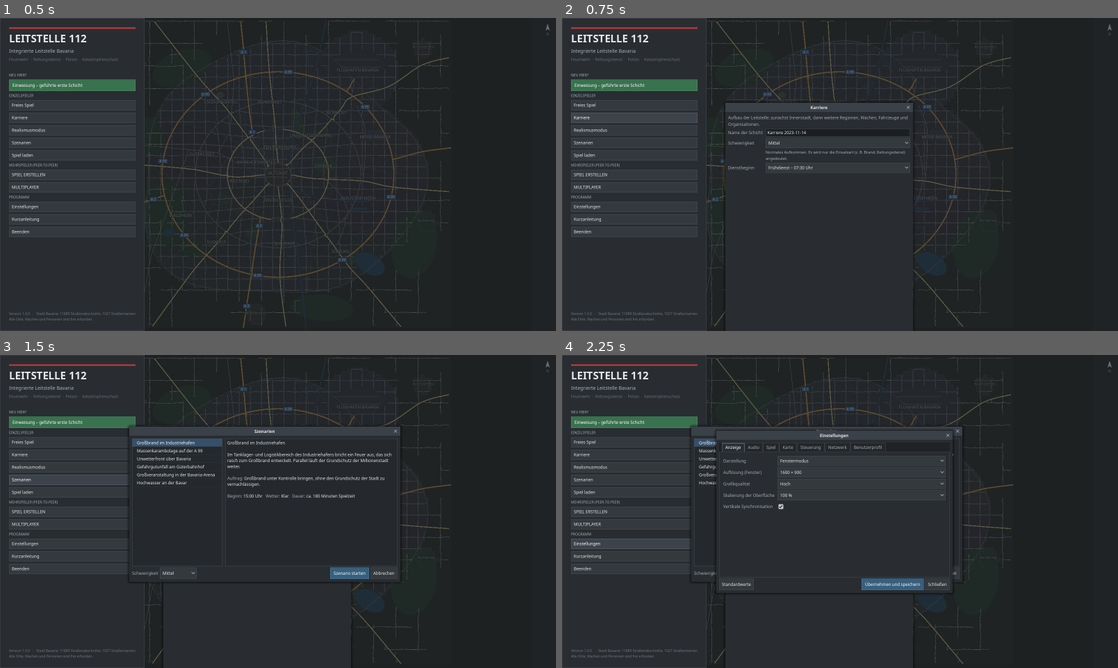
Above: before the commit, frames 1-4 (two rows, left to right).
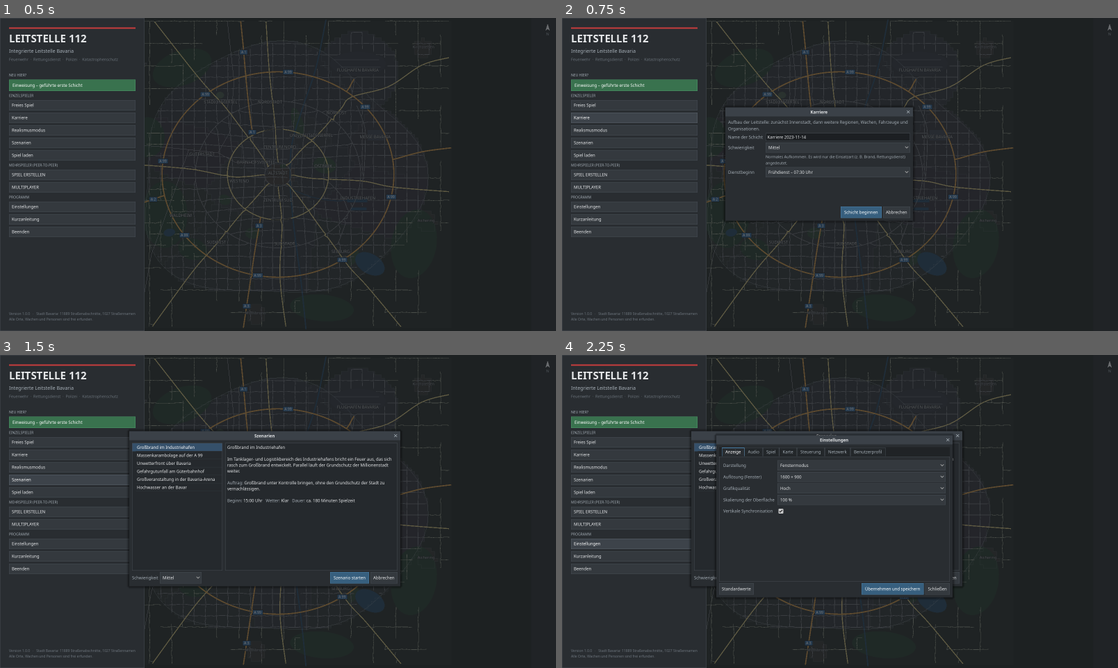
Above: after the commit, the same moments.

Repository: Mosi-pro/bavaria-sim
Game: Godot game, scene res://scenes/main.tscn
Same seed, same stepped clock (60 frames per second), same inputs: the game is played once before the commit and once after it.
Inputs:
- Up to frame 1 (0.5 s): no input
- Up to frame 2 (0.75 s): click "Karriere" at 0.5 s
- Up to frame 3 (1.5 s): click "Szenarien" at 1.25 s
- Up to frame 4 (2.25 s): click "Einstellungen" at 2 s

Frame 1 is identical in both runs. In frame 2, 2.6% of the frame differs, in the area x 29-64%, y 26-99%; in frame 3, 4.2%, in the area x 23-72%, y 22-99%; in frame 4, 2.9%.

Commit message:
Fenster und Dialoge passen immer auf den Bildschirm
- Fenster wachsen nicht mehr unkontrolliert mit dem Inhalt, Größe auf Bildschirm begrenzt
- Zu großer Inhalt wird scrollbar statt Knöpfe aus dem Bild zu schieben
- Hinweis- und Bestätigungsdialoge mit fester Knopfleiste und scrollbarem Text
- Auswahllisten richten sich nicht mehr nach dem längsten Eintrag (Ursache überbreiter Fenster)
- Fensterbreite passt sich nach dem Aufbau an den Inhalt an
- Werkzeug tests/shot_windows prüft alle Fenster bei 1280x720

Co-Authored-By: Claude Opus 5.5 <noreply@anthropic.com>
Claude-Session: https://claude.ai/code/session_018Fw7aGdcfN1NLWhh7M1Dsu

Diff:
--- a/src/ui/kit.gd
+++ b/src/ui/kit.gd
@@ -366,6 +366,10 @@
 	if items.size() > 0:
 		o.select(clampi(selected, 0, items.size() - 1))
 	o.focus_mode = Control.FOCUS_NONE
+	# Nicht nach dem längsten Eintrag ausrichten – sonst werden Fenster überbreit.
+	o.fit_to_longest_item = false
+	o.clip_text = true
+	o.custom_minimum_size.x = 120
 	return o
 
 static func form(rows: Array) -> GridContainer:
@@ -381,6 +385,18 @@
 	return g
 
 ## Eingebettetes Programmfenster mit Standardverhalten.
+## Sichtbarer Bereich, in dem Fenster liegen dürfen (unterhalb der Menü- und Werkzeugleiste).
+static func _screen(parent: Node) -> Rect2i:
+	var vp: Vector2 = parent.get_viewport().get_visible_rect().size
+	return Rect2i(Vector2i(4, 30), Vector2i(int(vp.x) - 8, int(vp.y) - 34))
+
+## Fenstergröße auf den Bildschirm begrenzen.
+static func fit_size(parent: Node, want: Vector2i) -> Vector2i:
+	var r := _screen(parent)
+	return Vector2i(mini(want.x, r.size.x), mini(want.y, r.size.y - 26))
+
+## Eingebettetes Programmfenster. Das Fenster wächst nie über den Bildschirm hinaus;
+## passt der Inhalt nicht hinein, wird er scrollbar (Knöpfe bleiben erreichbar).
 static func window(parent: Node, title: String, size: Vector2i, content: Control, key := "") -> Window:
 	if key != "":
 		for c in parent.get_children():
@@ -388,56 +404,114 @@
 				c.grab_focus()
 				c.move_to_foreground()
 				return null
+	size = fit_size(parent, size)
 	var w := Window.new()
 	w.title = title
 	w.size = size
-	w.min_size = Vector2i(min(size.x, 320), min(size.y, 200))
-	w.wrap_controls = true
+	w.min_size = Vector2i(mini(size.x, 320), mini(size.y, 160))
+	w.wrap_controls = false
 	w.set_meta("key", key)
 	w.close_requested.connect(w.queue_free)
 	var bgp := Panel.new()
 	bgp.add_theme_stylebox_override("panel", box(MAIN))
 	bgp.set_anchors_and_offsets_preset(Control.PRESET_FULL_RECT)
 	w.add_child(bgp)
+	var sc := ScrollContainer.new()
+	sc.horizontal_scroll_mode = ScrollContainer.SCROLL_MODE_AUTO
+	sc.set_anchors_and_offsets_preset(Control.PRESET_FULL_RECT)
 	var m := margin(content, 8)
+	m.size_flags_horizontal = Control.SIZE_EXPAND_FILL
+	m.size_flags_vertical = Control.SIZE_EXPAND_FILL
+	sc.add_child(m)
+	w.add_child(sc)
+	parent.add_child(w)
+	_place(parent, w, true)
+	w.show()
+	_fit_width.call_deferred(parent, w, m)
+	return w
+
+## Nach dem ersten Layout: Fenster so breit machen, dass der Inhalt hineinpasst
+## (höchstens Bildschirmbreite; darüber hinaus horizontal scrollbar).
+static func _fit_width(parent: Node, w: Window, content: Control) -> void:
+	if not is_instance_valid(w) or not is_instance_valid(content):
+		return
+	var need := int(ceil(content.get_combined_minimum_size().x)) + 14
+	if need > w.size.x:
+		var r := _screen(parent)
+		w.size.x = mini(need, r.size.x)
+		_place(parent, w, false)
+
+## Fenster im sichtbaren Bereich platzieren (leicht versetzt, damit sich Fenster nicht verdecken).
+static func _place(parent: Node, w: Window, cascade: bool) -> void:
+	var r := _screen(parent)
+	var size := w.size
+	var off := Vector2i.ZERO
+	if cascade:
+		var n: int = parent.get_meta("win_n", 0)
+		parent.set_meta("win_n", (n + 1) % 8)
+		off = Vector2i(n * 22 - 60, n * 22 - 30)
+	var pos := r.position + (r.size - size) / 2 + off
+	pos.x = clampi(pos.x, r.position.x, maxi(r.position.x, r.end.x - size.x))
+	pos.y = clampi(pos.y, r.position.y + 26, maxi(r.position.y + 26, r.end.y - size.y))
+	w.position = pos
+
+## Hinweis- bzw. Bestätigungsdialog mit fester Knopfleiste. Langer Text wird gescrollt.
+static func _dialog(parent: Node, title: String, text: String, buttons: Array) -> Window:
+	var w := Window.new()
+	w.title = title
+	w.wrap_controls = false
+	w.transient = true
+	w.always_on_top = true
+	var width := 520
+	var est_lines := 0
+	for line in text.split("\n"):
+		est_lines += 1 + int(line.length() / 68)
+	var want_h := clampi(est_lines * 19 + 96, 150, 2000)
+	w.size = fit_size(parent, Vector2i(width, want_h))
+	w.size.y = mini(w.size.y, int(_screen(parent).size.y * 0.8))
+	w.min_size = Vector2i(320, 140)
+	var bgp := Panel.new()
+	bgp.add_theme_stylebox_override("panel", box(MAIN))
+	bgp.set_anchors_and_offsets_preset(Control.PRESET_FULL_RECT)
+	w.add_child(bgp)
+	var l := label(text)
+	l.autowrap_mode = TextServer.AUTOWRAP_WORD_SMART
+	l.size_flags_horizontal = Control.SIZE_EXPAND_FILL
+	var sc := ScrollContainer.new()
+	sc.horizontal_scroll_mode = ScrollContainer.SCROLL_MODE_DISABLED
+	sc.size_flags_vertical = Control.SIZE_EXPAND_FILL
+	sc.add_child(l)
+	var bar := hbox([spacer()], 6)
+	var first: Button = null
+	for b in buttons:
+		var btn := button(b[0], func():
+			w.queue_free()
+			if b[1].is_valid():
+				b[1].call())
+		btn.custom_minimum_size.x = 96
+		if b.size() > 2 and b[2]:
+			accent(btn, BLUE)
+		bar.add_child(btn)
+		if first == null:
+			first = btn
+	var v := vbox([sc, HSeparator.new(), bar], 8)
+	var m := margin(v, 12)
 	m.set_anchors_and_offsets_preset(Control.PRESET_FULL_RECT)
 	w.add_child(m)
+	w.close_requested.connect(w.queue_free)
 	parent.add_child(w)
-	var vp: Vector2 = parent.get_viewport().get_visible_rect().size
-	var n: int = parent.get_meta("win_n", 0)
-	parent.set_meta("win_n", (n + 1) % 8)
-	var pos := (Vector2i(vp) - size) / 2 + Vector2i(n * 22 - 60, n * 22 - 30)
-	pos.x = clampi(pos.x, 4, max(4, int(vp.x) - size.x - 4))
-	pos.y = clampi(pos.y, 60, max(60, int(vp.y) - size.y - 4))
-	w.position = pos
+	_place(parent, w, false)
 	w.show()
+	if first != null:
+		first.focus_mode = Control.FOCUS_ALL
+		first.grab_focus.call_deferred()
 	return w
 
 static func message(parent: Node, title: String, text: String) -> void:
-	var d := AcceptDialog.new()
-	d.title = title
-	d.dialog_text = text
-	d.dialog_autowrap = true
-	d.min_size = Vector2i(420, 140)
-	d.confirmed.connect(d.queue_free)
-	d.canceled.connect(d.queue_free)
-	parent.add_child(d)
-	d.popup_centered()
+	_dialog(parent, title, text, [["OK", Callable(), true]])
 
 static func confirm(parent: Node, title: String, text: String, cb: Callable) -> void:
-	var d := ConfirmationDialog.new()
-	d.title = title
-	d.dialog_text = text
-	d.dialog_autowrap = true
-	d.min_size = Vector2i(420, 140)
-	d.ok_button_text = "Ja"
-	d.cancel_button_text = "Abbrechen"
-	d.confirmed.connect(func():
-		cb.call()
-		d.queue_free())
-	d.canceled.connect(d.queue_free)
-	parent.add_child(d)
-	d.popup_centered()
+	_dialog(parent, title, text, [["Ja", cb, true], ["Abbrechen", Callable()]])
 
 static func short_callsign(v: Dictionary) -> String:
 	var cs: String = v["callsign"]
--- a/src/ui/win_call.gd
+++ b/src/ui/win_call.gd
@@ -47,7 +47,7 @@
 	loc_state = UI.label("", UI.TEXT)
 	loc_lbl = UI.label("", UI.TEXT)
 	loc_lbl.autowrap_mode = TextServer.AUTOWRAP_WORD_SMART
-	loc_lbl.custom_minimum_size.x = 300
+	loc_lbl.custom_minimum_size.x = 280
 	var b_wo := UI.accent(UI.button("Wo genau?", func(): _ask("q_wo"), "Nach Straße und Hausnummer fragen. Bei ungenauen Angaben mehrfach fragen."), UI.BLUE)
 	var b_aml := UI.button("Standort orten", func(): Game.act({"a": "call_locate", "id": call_id}), "Handy-Standort abfragen (AML). Klappt nicht immer, bei Festnetz nie.")
 	var b_pick := UI.button("Auf Karte wählen", func(): Game.ui.map.set_tool("pick", "Einsatzort auf der Karte anklicken", _picked), "Den Ort selbst auf der Karte festlegen")
@@ -70,13 +70,13 @@
 	known.custom_minimum_size.y = 96
 	var s2 := UI.vbox([_step_head("②", "Was ist passiert?"), qgrid, UI.caption("Bisher bekannt"), known], 4)
 	var left := UI.vbox([s1, HSeparator.new(), s2], 8)
-	left.custom_minimum_size.x = 330
+	left.custom_minimum_size.x = 310
 	# ---- rechts: Gespräch und Schritt 3
 	transcript = UI.rich(false)
-	transcript.custom_minimum_size = Vector2(400, 120)
+	transcript.custom_minimum_size = Vector2(300, 120)
 	hint_lbl = UI.label("", UI.GREEN)
 	hint_lbl.autowrap_mode = TextServer.AUTOWRAP_WORD_SMART
-	hint_lbl.custom_minimum_size.x = 400
+	hint_lbl.custom_minimum_size.x = 300
 	var cat_names: Array = ["— Einsatzart wählen —"]
 	for c in CATS:
 		cat_names.append(Data.category_name(c))
@@ -88,7 +88,7 @@
 	kw_opt.item_selected.connect(func(_i): _update_kw_desc())
 	kw_desc = UI.label("", UI.TEXT2, 11)
 	kw_desc.autowrap_mode = TextServer.AUTOWRAP_WORD_SMART
-	kw_desc.custom_minimum_size.x = 400
+	kw_desc.custom_minimum_size.x = 300
 	obj = UI.line_edit("z. B. Mehrfamilienhaus, 3. OG")
 	persons = UI.line_edit("Anzahl / Art")
 	danger = UI.line_edit("z. B. Person eingeschlossen")
@@ -102,12 +102,13 @@
 		more.text = "Weitere Angaben (optional) ▾" if details.visible else "Weitere Angaben (optional) ▸")
 	dup_label = UI.label("", UI.YELLOW)
 	dup_label.autowrap_mode = TextServer.AUTOWRAP_WORD_SMART
-	dup_label.custom_minimum_size.x = 400
+	dup_label.custom_minimum_size.x = 300
 	attach = UI.option(["Gehört zu laufendem Einsatz …"], 0)
 	attach.item_selected.connect(_attach)
+	attach.custom_minimum_size.x = 170
 	var create := UI.accent(UI.button("Einsatz anlegen  →  Fahrzeuge wählen", _create), UI.RED)
 	create.custom_minimum_size.y = 30
-	var end := UI.button("Kein Einsatz nötig – auflegen", func(): UI.confirm(self, "Gespräch beenden", "Gespräch ohne Einsatz beenden?\n(Richtig bei Fehlanrufen, Scherzanrufen oder Anfragen ohne Notfall.)", func():
+	var end := UI.button("Kein Einsatz – auflegen", func(): UI.confirm(self, "Gespräch beenden", "Gespräch ohne Einsatz beenden?\n(Richtig bei Fehlanrufen, Scherzanrufen oder Anfragen ohne Notfall.)", func():
 		Game.act({"a": "call_end", "id": call_id})
 		_close()))
 	var s3 := UI.vbox([_step_head("③", "Stichwort wählen und Einsatz anlegen"), hint_lbl,
--- a/src/ui/win_stations.gd
+++ b/src/ui/win_stations.gd
@@ -33,7 +33,7 @@
 			_fill_detail())
 	budget = UI.label("", UI.TEXT2)
 	var left := UI.vbox([org_opt, tree, budget, UI.hbox([UI.button("Neuer Standort …", _new_station), UI.button("Region übernehmen …", _zones)])])
-	left.custom_minimum_size.x = 330
+	left.custom_minimum_size.x = 300
 	add_child(left)
 	add_child(VSeparator.new())
 	detail = UI.vbox([])
@@ -129,12 +129,12 @@
 			tnames.append(State.stations[id]["name"])
 	var topt := UI.option(tnames if tnames.size() > 0 else ["(kein Standort mit freiem Stellplatz)"], 0)
 	topt.clip_text = true
-	topt.custom_minimum_size.x = 220
+	topt.custom_minimum_size.x = 180
 	var get_vid := func():
 		var it := vt.get_selected()
 		return "" if it == null else it.get_metadata(0)
+	detail.add_child(UI.label("Markiertes Fahrzeug:", UI.TEXT2))
 	detail.add_child(UI.hbox([
-		UI.label("Markiertes Fahrzeug:", UI.TEXT2),
 		UI.button("verlegen nach", func():
 			var vid: String = get_vid.call()
 			if vid != "" and targets.size() > 0:
--- a/src/ui/workstation.gd
+++ b/src/ui/workstation.gd
@@ -184,6 +184,9 @@
 	if LocalDB.fetch("profile", "seen_intro", false) or Tutorial.active():
 		return
 	LocalDB.put("profile", "seen_intro", true)
+	_first_visit_force()
+
+func _first_visit_force() -> void:
 	UI.message(self, "Dein Arbeitsplatz", "So ist der Leitstellenarbeitsplatz aufgebaut:\n\n• Links oben – Was ist zu tun? …(433 unchanged characters)…
 
 func _intro() -> void:
--- /dev/null
+++ b/tests/shot_windows.gd
@@ -0,0 +1,81 @@
+extends Node
+## Entwicklungswerkzeug: alle wichtigen Fenster bei kleiner Auflösung öffnen und prüfen,
+## ob sie vollständig im Bild liegen.
+const UI = preload("res://src/ui/kit.gd")
+var out := "user://screenshots"
+var f := 0
+var cid := ""
+var problems: Array = []
+func _ready():
+	for a in OS.get_cmdline_user_args():
+		if a.begins_with("--out="): out = a.substr(6)
+	DirAccess.make_dir_recursive_absolute(out)
+	LocalDB.put("profile", "seen_intro", true)
+	add_child(load("res://scenes/main.tscn").instantiate())
+func close_all():
+	for w in Game.ui.get_children():
+		if w is Window and not (w is PopupMenu): w.queue_free()
+func check_windows(tag):
+	var vp: Vector2 = get_viewport().get_visible_rect().size
+	for w in Game.ui.get_children() if Game.ui != null else []:
+		if w is Window and w.visible and not (w is PopupMenu):
+			var r := Rect2(Vector2(w.position) - Vector2(0, 26), Vector2(w.size) + Vector2(0, 26))
+			if r.position.y < 0 or r.end.y > vp.y + 1 or r.position.x < 0 or r.end.x > vp.x + 1:
+				problems.append("%s: Fenster »%s« ragt aus dem Bild (%s)" % [tag, w.title, str(r)])
+func shot(name):
+	check_windows(name)
+	get_viewport().get_texture().get_image().save_png(out + "/" + name + ".png")
+	print("shot ", name)
+func _process(_d):
+	f += 1
+	match f:
+		10:
+			get_window().size = Vector2i(1280, 720)
+		30: Game.start_new({"mode": "frei", "seed": 3, "name": "Test"})
+		40:
+			for i in 1200: Sim.step(0.5)
+			cid = Sim.CallGen.spawn_event("brand_wohnung", {"district": "westend", "variant": 1})
+			Game.ui.take_call(cid)
+		60:
+			for q in ["q_wo", "q_was", "q_personen", "q_gefahr", "q_zustand", "q_rueckruf"]:
+				Game.act({"a": "call_ask", "id": cid, "q": q})
+		300: shot("w1_call")
+		305:
+			var c = State.calls[cid]
+			Game.act({"a": "call_create", "id": cid, "form": {"keyword": "B 3", "x": c.loc.x, "y": c.loc.y}}, func(r):
+				Game.act({"a": "call_end", "id": cid})
+				close_all()
+				Game.ui.open_dispatch(r.id))
+		330: shot("w2_dispatch")
+		335:
+			close_all()
+			Game.ui.open_stations("fw1")
+		360: shot("w3_stations")
+		365:
+			close_all()
+			Game.ui._menu_action("settings")
+		385: shot("w4_settings")
+		390:
+			close_all()
+			Game.ui._first_visit_force()
+		410: shot("w5_message")
+		415:
+			close_all()
+			UI.confirm(Game.ui, "Test", "Eine sehr lange Frage ".repeat(120), func(): pass)
+		435: shot("w6_confirm_long")
+		440:
+			close_all()
+			Game.ui._menu_action("h_stichworte")
+		460: shot("w7_help")
+		465:
+			close_all()
+			Game.ui._menu_action("stats")
+		485: shot("w8_stats")
+		490:
+			close_all()
+			Game.ui.open_vehicle(State.vehicles.keys()[5])
+		510: shot("w9_vehicle")
+		515:
+			for p in problems: print("PROBLEM ", p)
+			print("PRUEFUNG ", "OK" if problems.is_empty() else "FEHLER")
+			get_tree().quit()
--- /dev/null
+++ b/tests/shot_windows.tscn
@@ -0,0 +1,4 @@
+[gd_scene load_steps=2 format=3]
+[ext_resource type="Script" path="res://tests/shot_windows.gd" id="1"]
+[node name="P" type="Node"]
+script = ExtResource("1")
